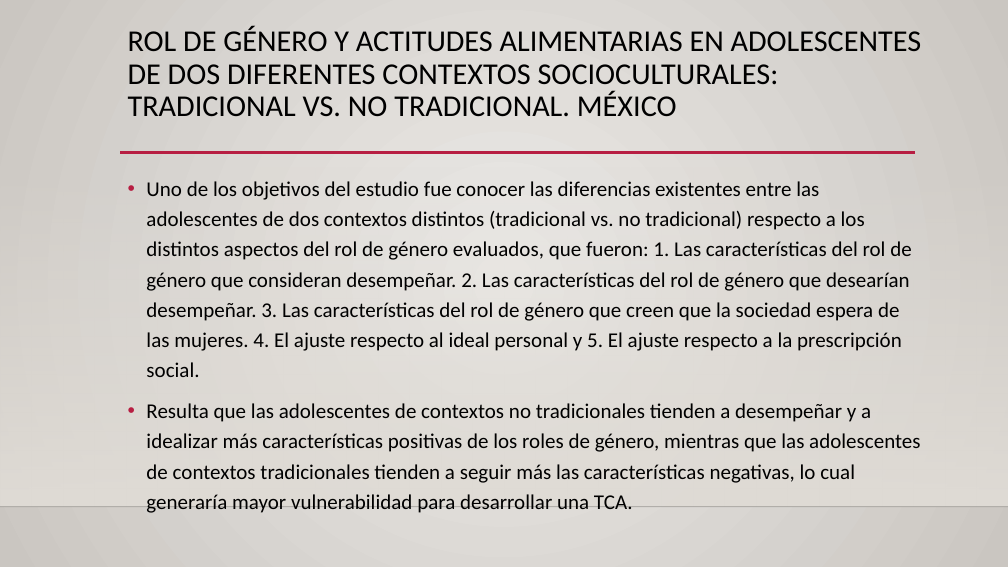
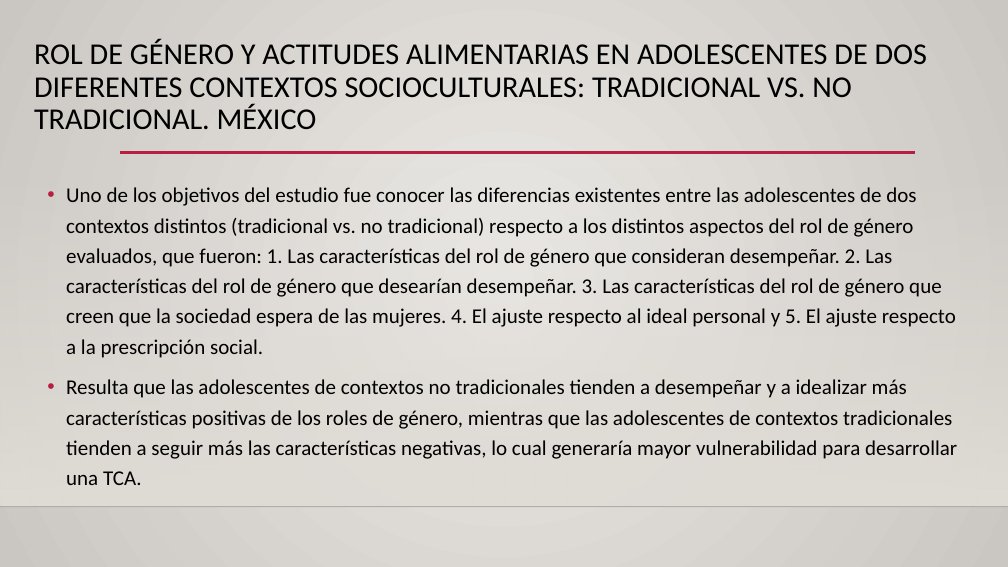
Before and after one commit to patriciamz-153/tesis, a slide deck: slide 23 of Presentación de Tesis Parte 2.pptx. Drawn at 1008x567 pixels with LibreOffice and Linux fonts; fonts in the diff are those of the drawing; background and template pictures are left out. Boxes give left, top, right and bottom in pixels: in the first picture for what was removed or moved away, otherwise in the second. Text is boxed around its words. In the diff, an @@ line names an element or a change of style, - is before the commit and + after.

```diff
--- a/Presentación de Tesis Parte 2.pptx
+++ b/Presentación de Tesis Parte 2.pptx
@@ title "ROL DE GÉNERO Y ACTITUDES ..." moved from (x1=128, y1=26, x2=922, y2=116) to (x1=34, y1=39, x2=927, y2=129) @@
@@ title "ROL DE GÉNERO Y ACTITUDES ..." at (x1=34, y1=39, x2=927, y2=129): vertical alignment top to middle @@
@@ text "Uno de los objetivos del ..." at (x1=66, y1=187, x2=957, y2=485): vertical alignment top to middle @@
@@ text "Uno de los objetivos del ..." moved from (x1=146, y1=181, x2=920, y2=513) to (x1=66, y1=187, x2=957, y2=485) @@
```
Also in this commit, not shown: 23 other slides changed, 2 other files.
